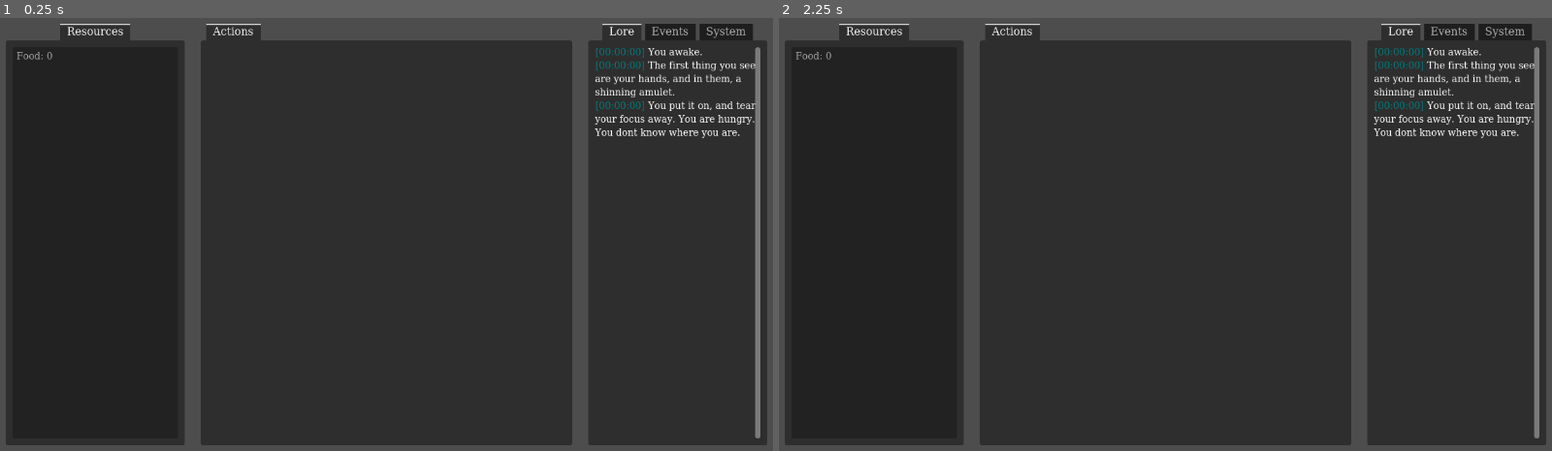
Above: before the commit, frames 1-2 (left to right).
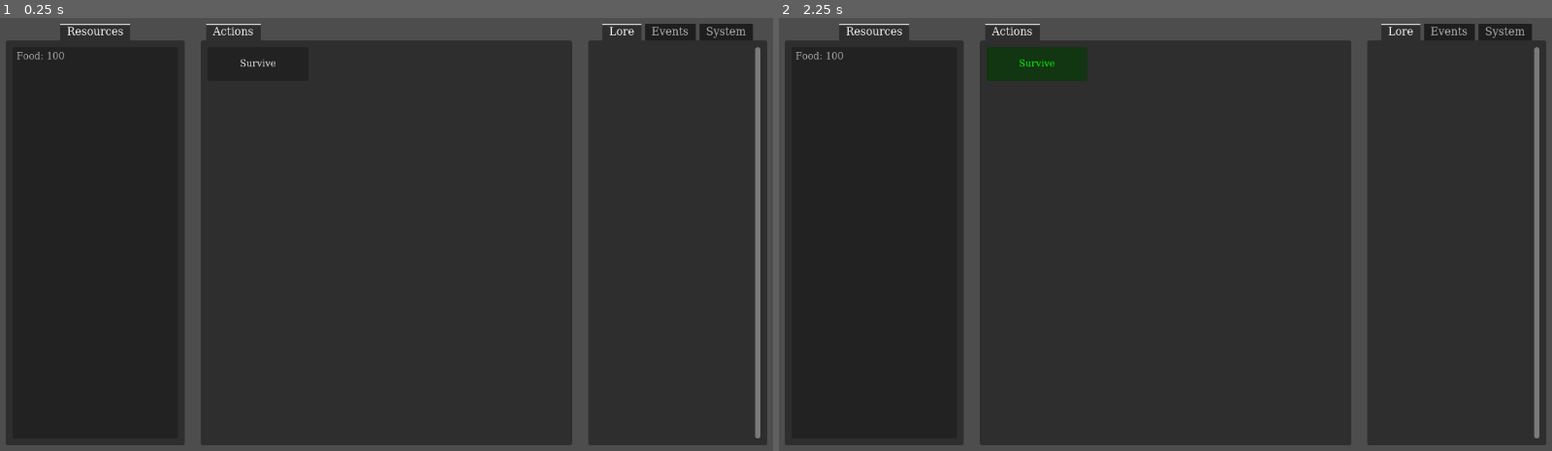
Above: after the commit, the same moments.

Repository: lom1222/Amulet
Game: Godot game, scene res://scenes/control.tscn
Two runs of this game, one before a commit and one after it. Both use one fixed random seed, a clock stepped at 60 frames per second and the inputs below. The project has no main scene, so this scene is started directly.
Inputs (mouse positions are in pixels of both pictures, inside the frame that each line leads up to):
- Up to frame 1 (0.25 s): no input
- Up to frame 2 (2.25 s): click (1034, 65) at 0.5 s, where only the run after the commit has a clickable "Survive"; click (1034, 65) at 1.25 s, where only the run after the commit has a clickable "Survive"; click (1034, 65) at 2 s, where only the run after the commit has a clickable "Survive"

The runs differ from the first frame. In frame 1, 1.0% of the frame differs, in the area x 6-98%, y 6-28%; in frame 2, 2.0%.

Commit message:
action buttons, more save loading, configs, and data validation

Diff:
--- /dev/null
+++ b/data/actions/action_survive.tres
@@ -0,0 +1,11 @@
+[gd_resource type="Resource" script_class="GameAction" format=3 uid="uid://0u24gkswatyt"]
+
+[ext_resource type="Script" uid="uid://c5xx4ibshfqox" path="res://scripts/data_structures/action.gd" id="1_daioi"]
+
+[resource]
+script = ExtResource("1_daioi")
+name = "Survive"
+resource_modifiers = {
+"food_base": 1.0
+}
+metadata/_custom_type_script = "uid://c5xx4ibshfqox"
--- a/project.godot
+++ b/project.godot
@@ -17,10 +17,12 @@
 [autoload]
 
 ConfigManager="*uid://cbkvi46w1r3pm"
-SaveManager="*uid://bnlwdj8jirc7f"
 LogManager="*uid://nk3t2err868s"
 PlayerData="*uid://bs608rk8hdwp0"
 Inventory="*uid://cr4uho35wnfpd"
+ActionManager="*uid://ciyo5ll1i1245"
+DataValidator="*uid://ckgnpicxe23wm"
+SaveManager="*uid://bnlwdj8jirc7f"
 
 [gui]
 
--- /dev/null
+++ b/scenes/action_button.tscn
@@ -0,0 +1,9 @@
+[gd_scene format=3 uid="uid://d2h5sljilrpnb"]
+
+[ext_resource type="Script" uid="uid://do118sdxuoko4" path="res://scripts/attached/action_button.gd" id="1_js6u8"]
+
+[node name="Action_Button" type="Button" unique_id=1846938305]
+custom_minimum_size = Vector2(150, 50)
+offset_right = 8.0
+offset_bottom = 8.0
+script = ExtResource("1_js6u8")
--- a/scenes/control.tscn
+++ b/scenes/control.tscn
@@ -1,8 +1,10 @@
 [gd_scene format=3 uid="uid://d3t77o8j3gq8g"]
 
 [ext_resource type="Script" uid="uid://doecswkm1k1ia" path="res://scripts/attached/resourceList.gd" id="1_5p55f"]
+[ext_resource type="Script" uid="uid://q1w1lq0mtr5i" path="res://scripts/attached/actionsListUI.gd" id="2_8n18e"]
 [ext_resource type="Script" uid="uid://dledolcqmwc8f" path="res://scripts/attached/log.gd" id="2_r67kn"]
 [ext_resource type="Theme" uid="uid://dpsnalb5vaule" path="res://themes/basic_theme.tres" id="3_brbbq"]
+[ext_resource type="PackedScene" uid="uid://d2h5sljilrpnb" path="res://scenes/action_button.tscn" id="3_tjwpk"]
 
 [sub_resource type="Theme" id="Theme_62e2m"]
 
@@ -64,6 +66,8 @@
 
 [node name="actions" type="HFlowContainer" parent="horizontal_layout_box/centre_margin_box/centre_game_tabs/actions_margin" unique_id=1552777431]
 layout_mode = 2
+script = ExtResource("2_8n18e")
+action_button_scene = ExtResource("3_tjwpk")
 
 [node name="log_margin_box" type="MarginContainer" parent="horizontal_layout_box" unique_id=2117555271]
 layout_mode = 2
--- /dev/null
+++ b/scripts/attached/action_button.gd
@@ -0,0 +1,13 @@
+extends Button
+
+var action_data: GameAction
+
+func setup(data: GameAction):
+	action_data = data
+	text = data.name
+	icon = data.icon
+	tooltip_text = data.tooltip
+
+func _pressed() -> void:
+	var active = ActionManager.toggle_action(action_data)
+	modulate = Color.GREEN if active else Color.WHITE
--- /dev/null
+++ b/scripts/attached/actionsListUI.gd
@@ -0,0 +1,29 @@
+extends HFlowContainer
+
+@export var action_button_scene: PackedScene
+var action_data_folder = DataValidator.action_data_folder
+
+func _ready() -> void:
+	_generate_buttons()
+
+func _generate_buttons():
+	for child in get_children():
+		child.queue_free()
+
+	var dir = DirAccess.open(action_data_folder)
+	if dir:
+		dir.list_dir_begin()
+		var file_name = dir.get_next()
+
+		while file_name != "":
+			if file_name.ends_with(".tres"):
+				var game_action = load(action_data_folder + file_name) as GameAction
+				var has_valid_mods = DataValidator.validate_game_modifiers(game_action.resource_modifiers.keys())
+				LogManager.add_log("[%s] validation: [%s]" % [file_name, has_valid_mods], "sys", "green" if has_valid_mods else "red")
+				_create_button(game_action)
+			file_name = dir.get_next()
+
+func _create_button(data):
+	var button = action_button_scene.instantiate()
+	add_child(button)
+	button.setup(data)
--- a/scripts/attached/log.gd
+++ b/scripts/attached/log.gd
@@ -11,9 +11,13 @@
 
 	LogManager.log_updated.connect(_on_log_updated)
 
-	LogManager.add_log("You awake.", "lore")
-	LogManager.add_log("The first thing you see are your hands, and in them, a shinning amulet.", "lore")
-	LogManager.add_log("You put it on, and tear your focus away. You are hungry. You dont know where you are.", "lore")
+	#LogManager.add_log("You awake.", "lore")
+	#LogManager.add_log("The first thing you see are your hands, and in them, a shinning amulet.", "lore")
+	#LogManager.add_log("You put it on, and tear your focus away. You are hungry. You dont know where you are.", "lore")
+
+	_on_log_updated("lore")
+	_on_log_updated("event")
+	_on_log_updated("sys")
 
 func _on_log_updated(_log_type : String):
 	var cur_log: RichTextLabel
--- a/scripts/attached/resourceList.gd
+++ b/scripts/attached/resourceList.gd
@@ -6,28 +6,36 @@
 var resource_indexes = {}
 
 func _ready() -> void:
-	_create_list()
+	Inventory.resource_unlocked.connect(_on_resource_unlocked)
+	_build_ui_list()
 
-func _create_list():
+func _build_ui_list():
 	clear()
 	resource_indexes.clear()
 	for resource in Inventory.resources.values():
 		if resource.unlocked:
 			var list_index = add_item(resource.name, null, false)
+			set_item_tooltip(list_index, resource.tooltip)
 			resource_indexes[resource.name] = list_index
-	_update_values()
+	_update_ui_values()
 
 
 func _process(delta: float) -> void:
 	time_since_update += delta
 	if time_since_update >= update_frequency:
 		time_since_update -= update_frequency
-		_update_values()
+		_update_ui_values()
 
-func _update_values():
+func _update_ui_values():
 	for resource_name in resource_indexes:
 		var index = resource_indexes[resource_name]
 		var value = Inventory.resources[resource_name].amount
-		var new_text = "%s: %d" % [resource_name, floor(value)]
+		var new_text = "%s: %d" % [resource_name.capitalize(), floor(value)]
 
 		set_item_text(index, new_text)
+
+func _update_tooltip_values():
+	return
+
+func _on_resource_unlocked(_resource_name):
+	_build_ui_list()
--- /dev/null
+++ b/scripts/autoload/actionManager.gd
@@ -0,0 +1,20 @@
+extends Node
+
+var active_actions: Array[GameAction] = []
+
+signal actions_list_changed
+
+func _ready() -> void:
+	update_action_list()
+
+func toggle_action(action: GameAction) -> bool:
+	if active_actions.has(action):
+		active_actions.erase(action)
+		return false
+	if active_actions.size() == PlayerData.data["max_simultaneous_actions"]:
+		active_actions.remove_at(0)
+	active_actions.append(action)
+	return true
+
+func update_action_list():
+	actions_list_changed.emit()
--- a/scripts/autoload/configManager.gd
+++ b/scripts/autoload/configManager.gd
@@ -4,11 +4,18 @@
 
 var configs = {
 	"auto_save_frequency": 60.0,
-
+	"DISABLE_SAVING": false,
+	"DISABLE_LOADING": true,
+	"PRINT_CONFIGS_ON_STARTUP": true
 }
 
 func _ready() -> void:
-	load_configs()
+	_load_configs()
+	if configs["PRINT_CONFIGS_ON_STARTUP"]:
+		print(configs)
+
+func _on_save_timer_timeout():
+	save_configs()
 
 func save_configs():
 	var config_file = ConfigFile.new()
@@ -19,7 +26,7 @@
 	config_file.save(CONFIG_FILE_PATH)
 	LogManager.add_log("Configs Saved Successfully", "sys", "green")
 
-func load_configs():
+func _load_configs():
 	var config_file = ConfigFile.new()
 	var err = config_file.load(CONFIG_FILE_PATH)
 
--- /dev/null
+++ b/scripts/autoload/dataValidator.gd
@@ -0,0 +1,10 @@
+extends Node
+
+var action_data_folder: String = "res://data/actions/"
+
+var valid_game_modifiers: Array[String] = [
+	"food_base", "food_increased", "food_multiplier",
+	]
+
+func validate_game_modifiers(game_modifier_list: Array[String]) -> bool:
+	return game_modifier_list.all(func(modifier): return valid_game_modifiers.has(modifier))
--- a/scripts/autoload/inventory.gd
+++ b/scripts/autoload/inventory.gd
@@ -1,11 +1,12 @@
 extends Node
 
+var resources: Dictionary[String, GameResource] = {}
 
-var resources = {}
+var resource_list: Array[String] = [
+	"food"
+]
 
-var resource_list = [
-	"Food"
-]
+signal resource_unlocked(resource_name)
 
 func _ready() -> void:
 	for resource_name in resource_list:
@@ -18,3 +19,13 @@
 	for resource in resources.values():
 		resource.update(delta)
 	return
+
+func initialize_resource_data():
+	unlock_resource("food")
+	resources["food"].amount = 100
+	return true
+
+func unlock_resource(resource_name):
+	resources[resource_name].unlocked = true
+	resource_unlocked.emit(resource_name)
+	return
--- a/scripts/autoload/playerData.gd
+++ b/scripts/autoload/playerData.gd
@@ -1,6 +1,13 @@
 extends Node
 
-var game_time = 0
+var data: Dictionary[String, float] = {
+	"game_time" = 0,
+	"max_simultaneous_actions" = 1,
+	"population" = 1
+}
 
 func _process(delta: float) -> void:
-	game_time += delta
+	data["game_time"] += delta
+
+func initialize_player_data():
+	return true
--- a/scripts/autoload/saveManager.gd
+++ b/scripts/autoload/saveManager.gd
@@ -1,30 +1,61 @@
 extends Node
 
-const SAVE_FILE_PATH = "user://saves/save_0.cfg"
+const SAVE_FILE_PATH = "user://save_0.cfg"
 
 func _ready() -> void:
 	var auto_save_timer =  Timer.new()
 	add_child(auto_save_timer)
-
 	auto_save_timer.wait_time = ConfigManager.configs["auto_save_frequency"]
 	auto_save_timer.autostart = true
-
 	auto_save_timer.timeout.connect(_on_auto_save_timer_timeout)
-
 	auto_save_timer.start()
-	return
+	var game_loaded = _load_game()
+	if not game_loaded:
+		_initialize_game_data()
 
 func save_game():
-
+	if ConfigManager.configs["DISABLE_SAVING"]:
+		return
 	var save_file = ConfigFile.new()
 
 	for resource_name in Inventory.resources:
-		save_file.set_value("Resources", resource_name, Inventory.resources[resource_name])
+		save_file.set_value("Resources", resource_name, Inventory.resources[resource_name].get_save_data())
+
+	for data_value in PlayerData.data:
+		save_file.set_value("Player", data_value, PlayerData.data[data_value])
 
 	save_file.set_value("Meta", "save_time", Time.get_unix_time_from_system())
 
 	save_file.save(SAVE_FILE_PATH)
-	LogManager.add_log("Game Saved Successfully", "sys", "green")
+	LogManager.add_log("Game Saved Successfully: [%s]" % [SAVE_FILE_PATH], "sys", "green")
+
+func _load_game():
+	if ConfigManager.configs["DISABLE_LOADING"]:
+		return false
+	var save_file = ConfigFile.new()
+	var err = save_file.load(SAVE_FILE_PATH)
+
+	if err == OK:
+		for resource_name in Inventory.resources:
+			Inventory.resources[resource_name].load_from_data(save_file.get_value("Resources", resource_name, Inventory.resources[resource_name].get_save_data()))
+
+		for data_value in PlayerData.data:
+			PlayerData.data[data_value] = save_file.get_value("Player", data_value, PlayerData.data[data_value])
+
+		var cur_time = Time.get_unix_time_from_system()
+		var _time_since_last_save = cur_time - save_file.get_value("Meta", "save_time", cur_time)
+
+		LogManager.add_log("[%s]: [err: %s] , loaded succesfully" % [SAVE_FILE_PATH, err], "sys", "green")
+		return true
+	LogManager.add_log("error with [%s]: [err: %s] , initializing game" % [SAVE_FILE_PATH, err], "sys", "red")
+	return false
+
+
+func _initialize_game_data():
+	var init_check = Inventory.initialize_resource_data()
+	LogManager.add_log("Resource_data - initialized: [%s]" % [init_check], "sys", "green" if init_check else "red")
+	init_check = PlayerData.initialize_player_data()
+	LogManager.add_log("Player_data - initialized: [%s]" % [init_check], "sys", "green" if init_check else "red")
 
 
 func _on_auto_save_timer_timeout():
--- /dev/null
+++ b/scripts/data_structures/action.gd
@@ -0,0 +1,10 @@
+extends Resource
+class_name GameAction
+
+@export var name = "blank"
+@export var tooltip = "blank"
+@export var icon: Texture2D
+var unlocked = false
+var depreciated = false
+
+@export var resource_modifiers: Dictionary[String, float]
--- a/scripts/data_structures/resource.gd
+++ b/scripts/data_structures/resource.gd
@@ -1,23 +1,76 @@
+extends RefCounted
 class_name GameResource
 
-var name = "blank"
-var amount = 0.0
-var rate = 0.0
+var name: String = "blank"
+var tooltip: String = "blank"
+var amount: float = 0.0
+var rate: float = 0.0
 
-var unlocked = true
-var rate_enabled = false
+var unlocked: bool = false
+var rate_enabled: bool = false
+var depreciated: bool = false
 
-var base = 0.0
-var increased_multiplier = 1.0
-var more_multipliers = [1.0]
+var is_limited_resource: bool = true
+var resource_pool: float = 0
+
+var base_rate: float = 0
+var increased_multiplier: float = 1
+var base_rate_modifiers: Dictionary[String, float] = {
+	"Base": 0
+}
+var increased_multiplier_modifiers: Dictionary[String, float] = {
+	"Base": 1
+}
+var multipliers: Dictionary[String, float] = {
+	"Base": 1
+}
 
 func update(delta):
-	amount += rate*delta
+	var resource_delta = rate*delta
+	if rate_enabled and not depreciated:
+		if is_limited_resource and resource_pool < resource_delta:
+			resource_delta = resource_pool
+		amount += resource_delta
 
 func checkRate():
+	#check all buildings, upgrades, and actions for rate modifications
+	rate = _get_new_rate()
+	tooltip = _generate_tooltip()
+
+
+func _get_new_rate() -> float:
 	if not rate_enabled:
-		return
+		return 0.0
+	base_rate = _get_base_rate()
+	increased_multiplier = _get_increased_multiplier()
+	var new_rate = base_rate * increased_multiplier
+	for mult in multipliers.values:
+		new_rate *= mult
+	return new_rate
 
-	rate = base * increased_multiplier
-	for mult in more_multipliers:
-		rate *= mult
+func _get_base_rate() -> float:
+	return 0
+
+func _get_increased_multiplier() -> float:
+	return 1
+
+func _generate_tooltip():
+	return
+
+func get_save_data() -> Dictionary:
+	return {
+		"amount": amount,
+		"unlocked": unlocked,
+		"rate_enabled": rate_enabled,
+		"depreciated": depreciated,
+		"is_limited_resource": is_limited_resource,
+		"resource_pool": resource_pool
+	}
+
+func load_from_data(data):
+	amount = data["amount"]
+	unlocked = data["unlocked"]
+	rate_enabled = data["rate_enabled"]
+	depreciated = data["depreciated"]
+	is_limited_resource = data["is_limited_resource"]
+	resource_pool = data["resource_pool"]
Not shown, added: scripts/attached/action_button.gd.uid
Not shown, added: scripts/attached/actionsListUI.gd.uid
Not shown, added: scripts/autoload/actionManager.gd.uid
Not shown, added: scripts/autoload/dataValidator.gd.uid
Not shown, added: scripts/data_structures/action.gd.uid
